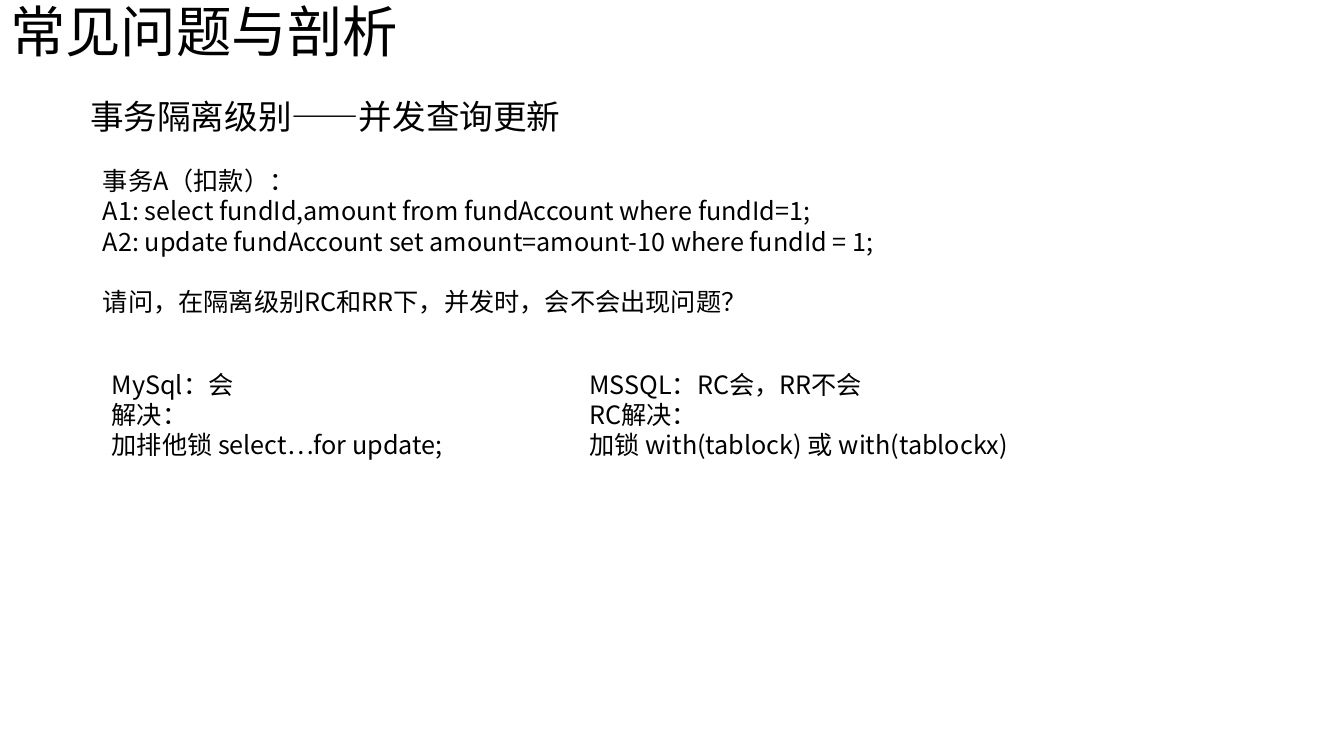
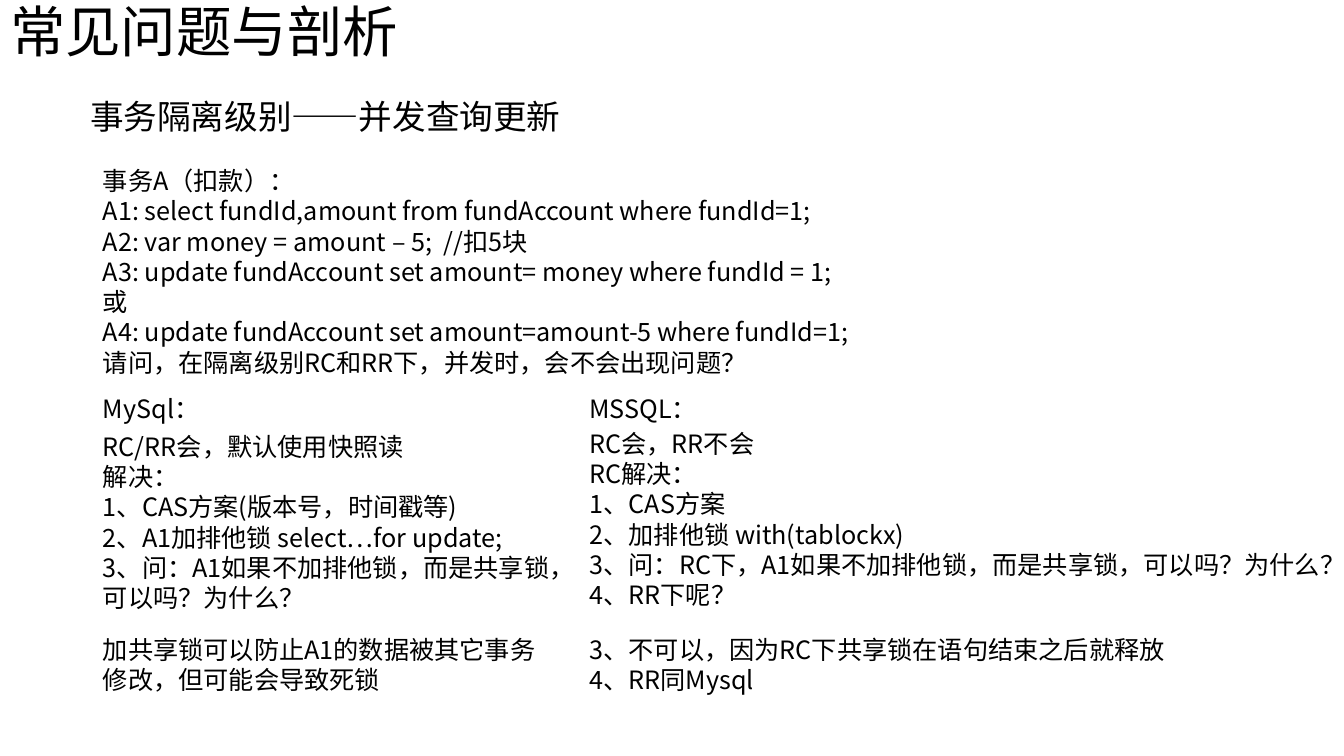
Before and after one commit to jaspone/notes, a slide deck: slide 31 of mysql分享.pptx. Drawn at 1344x756 pixels with LibreOffice and Linux fonts; fonts in the diff are those of the drawing. Boxes give left, top, right and bottom in pixels: in the first picture for what was removed or moved away, otherwise in the second. Text is boxed around its words. In the diff, an @@ line names an element or a change of style, - is before the commit and + after.

Commit message:
优化一道题

```diff
--- a/mysql分享.pptx
+++ b/mysql分享.pptx
@@ text at [103,229,848,347]: text changed @@
-A2: update fundAccount set amount=amount-10 where fundId = 1;
+A2: var money = amount – 5; //扣5块
+A3: update fundAccount set amount= money where fundId = 1;
+或
+A4: update fundAccount set amount=amount-5 where fundId=1;
@@ text at [103,398,200,424]: text changed @@
-MySql：会
-解决：
-加排他锁 select…for update;
+MySql：
@@ text at [589,399,697,423]: text changed @@
-MSSQL：RC会，RR不会
-RC解决：
-加锁 with(tablock) 或 with(tablockx)
+MSSQL：
@@ text added at [103,434,575,609], 18 pt, text #000000 @@
+RC/RR会，默认使用快照读
+解决：
+1、CAS方案(版本号，时间戳等)
+2、A1加排他锁 select…for update;
+3、问：A1如果不加排他锁，而是共享锁，
+可以吗？为什么？
@@ text added at [589,432,1344,606], 18 pt, text #000000 @@
+RC会，RR不会
+RC解决：
+1、CAS方案
+2、加排他锁 with(tablockx)
+3、问：RC下，A1如果不加排他锁，而是共享锁，可以吗？为什么？
+4、RR下呢？
@@ text added at [103,637,536,692], 18 pt, text #000000 @@
+加共享锁可以防止A1的数据被其它事务
+修改，但可能会导致死锁
@@ text added at [589,637,1164,695], 18 pt, text #000000 @@
+3、不可以，因为RC下共享锁在语句结束之后就释放
+4、RR同Mysql
```
